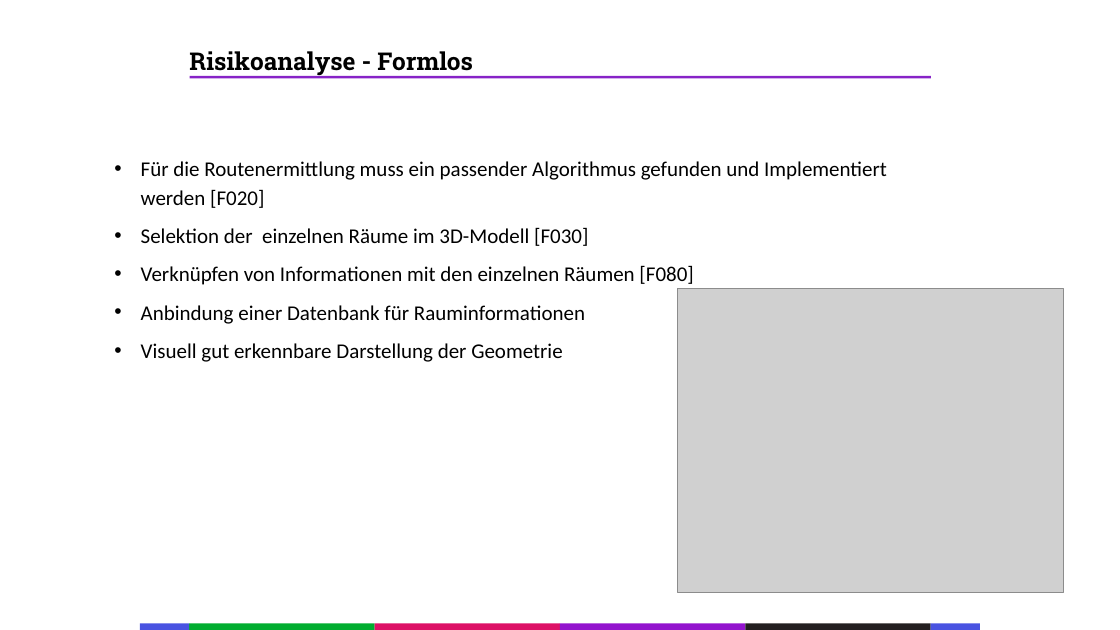
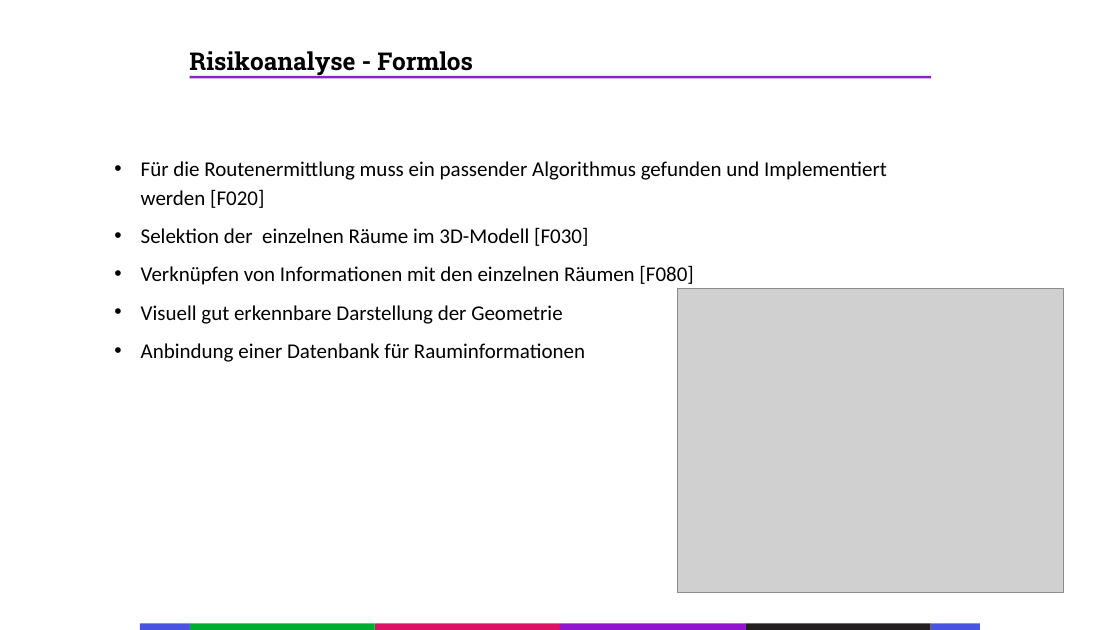
Before and after one commit to Splashpixx/EPW2122ChouliarasBurgdorfWolf, a slide deck: slide 13 of Audits/WS2122_ChouliarasBurgdorfWolf_Audit2.pptx (slide 11 before the commit). Drawn at 1120x630 pixels with LibreOffice and Linux fonts; fonts in the diff are those of the drawing; grey boxes stand for pictures. Boxes give left, top, right and bottom in pixels: in the first picture for what was removed or moved away, otherwise in the second. Text is boxed around its words. In the diff, an @@ line names an element or a change of style, - is before the commit and + after.

```diff
--- a/Audits/WS2122_ChouliarasBurgdorfWolf_Audit2.pptx
+++ b/Audits/WS2122_ChouliarasBurgdorfWolf_Audit2.pptx
@@ text at box(141, 305, 562, 324): paragraph added @@
+• Visuell gut erkennbare Darstellung der Geometrie
@@ text at box(141, 343, 562, 362): paragraph removed @@
-• Visuell gut erkennbare Darstellung der Geometrie
```
Also in this commit, not shown: 2 other slides changed, 4 other files.
